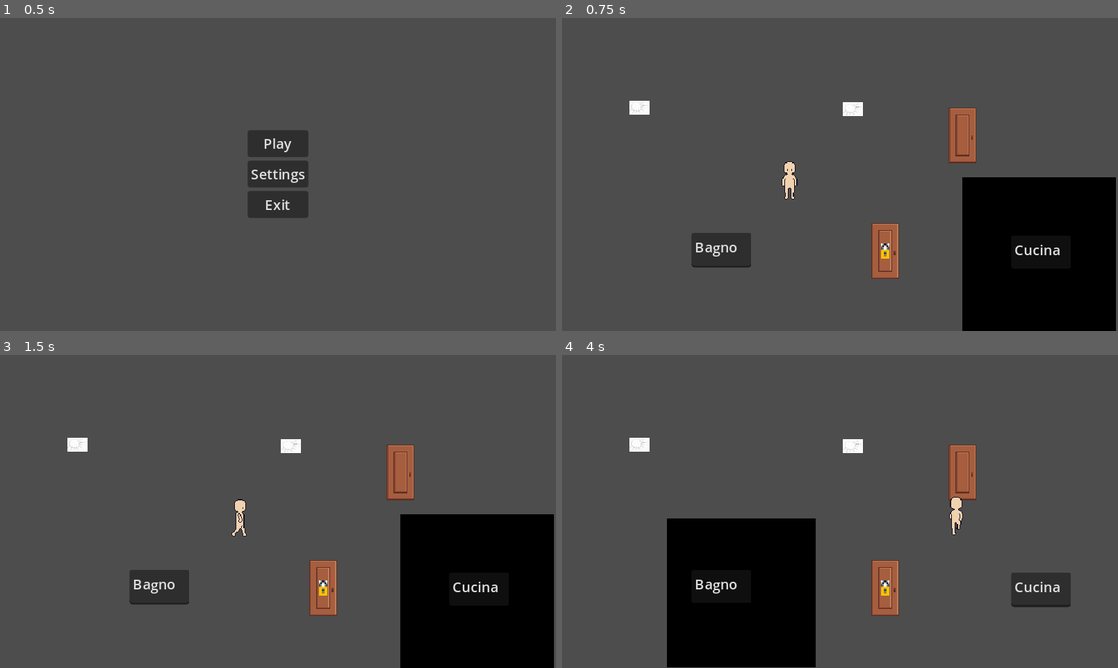
Above: before the commit, frames 1-4 (two rows, left to right).
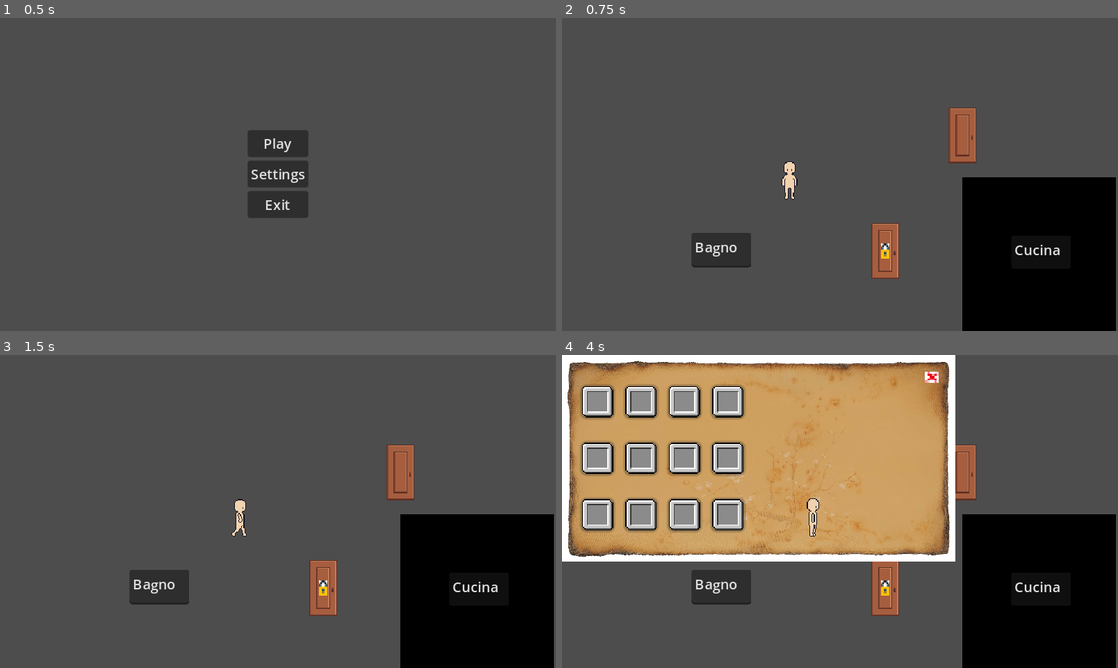
Above: after the commit, the same moments.

Repository: cristian-tentella/enigma-gioco
Game: Godot game, scene res://game/game.tscn
Two runs of this game, one before a commit and one after it. Both use one fixed random seed, a clock stepped at 60 frames per second and the inputs below.
Inputs (mouse positions are in pixels of both pictures, inside the frame that each line leads up to):
- Up to frame 1 (0.5 s): no input
- Up to frame 2 (0.75 s): click "Play" at 0.5 s
- Up to frame 3 (1.5 s): tap Enter at 1.25 s; move the mouse to (400, 495) at 1.27 s; hold D (move_right) from 1.28 s (still down); tap Space (interact) at 1.35 s; click (400, 495) at 1.42 s
- Up to frame 4 (4 s): tap I (inv, bound only after the commit) at 1.55, 2.1, 3.8 s; move the mouse to (728, 527) at 2.02 s; release D (move_right) at 2.03 s; hold S (move_down) 2.03-2.78 s; tap E (pick, bound only after the commit) at 2.3, 2.85 s; move the mouse to (895, 442) at 2.77 s; hold D (move_right) 2.78-3.53 s; tap Space (interact) at 3.05, 3.6 s; move the mouse to (812, 574) at 3.52 s; hold W (move_up) from 3.53 s (still down); click (812, 574) at 3.67 s

Frame 1 is identical in both runs. In frame 2, 0.3% of the frame differs, in the area x 12-55%, y 26-32%; in frame 3, 0.3%; in frame 4, 68%, in the area x 0-100%, y 0-100%.

Commit message:
Add inventory first stuff

Diff:
--- /dev/null
+++ b/components/inventory/inventory.gd
@@ -0,0 +1,48 @@
+"""class_name Inventory
+extends Resource
+
+@export var slots: Array[GenericItem]
+var update
+
+# Insert the item in the correct inventory slot
+func _insert(item: GenericItem):
+	var item_slots = slots.filter(func(slot): return slot.item == item)
+
+	if not item_slots.is_empty():
+		item_slots[0].amount += 1
+	else:
+		var empty_slots = slots.filter(func(slot): return slot.item == null)
+
+		if not empty_slots.is_empty():
+			empty_slots[0].item = item
+			empty_slots[0].amount = 1
+	update.emit()"""
+
+extends Resource
+
+class_name Inventory
+signal update
+
+@export var slots: Array[MyInventorySlot]
+
+func insert(item: GenericItem):
+	#print_debug("Insert start ok")
+	var itemslots = slots.filter(func(slot): return slot.item == item)
+	#print_debug(itemslots)
+	if not itemslots.is_empty():
+		#print_debug("Raccolta item già in inventario ok")
+		itemslots[0].amount += 1
+	else:
+		var emptyslots = slots.filter(func(slot): return slot.item == null)
+		#print_debug("slot vuoti:")
+		#print_debug(emptyslots)
+		if !emptyslots.is_empty():
+			#print_debug("Raccolta nuovo item ok")
+			emptyslots[0].item = item
+			emptyslots[0].amount = 1
+	update.emit()
+
+func _create_own_empty_slots_on_startup():
+	for i in range(8):
+		var slot = MyInventorySlot.new()
+		self.slots.append(slot)
--- /dev/null
+++ b/components/inventory/inventory_slot.gd
@@ -0,0 +1,5 @@
+extends Resource
+class_name MyInventorySlot
+
+var item: GenericItem
+var amount: int = 0
--- a/game/entities/containers/container.gd
+++ b/game/entities/containers/container.gd
@@ -73,7 +73,7 @@
 
 	#Generate Collision Shape for interaction
 	var interaction_collision_shape = CollisionShape2D.new()
-	var rect_shape_container = CollisionShapeCreator.create_rect_shape(interaction_collision_shape, x, y)
+	CollisionShapeCreator.create_rect_shape(interaction_collision_shape, x, y)
 	container_interaction.add_child(interaction_collision_shape)
 
 	#Generate Collision Shape for physical collisions
--- a/game/game.gd
+++ b/game/game.gd
@@ -8,6 +8,7 @@
 
 @onready var player = $Player
 @onready var house = $House
+@onready var inventory_UI = UIManager.inventory_menu
 
 """####################################################################################
 WHOLE GAME ENTRY POINT (First scene called is game.tscn)
@@ -17,6 +18,8 @@
 	#Associare allo StateManager i riferimenti agli oggetti principali che creiamo, importantissimo per il comportamento generale!
 	StateManager.player = player
 	StateManager.house = house
+	StateManager.inventory_UI = inventory_UI
+	StateManager.inventory = inventory_UI.inv
 
 	#Cuore del gioco, il GameManager.start() è da dove tutto ha inizio (molto filosofica, come cosa)
 	GameManager.start()
--- a/game/items/generic_item.gd
+++ b/game/items/generic_item.gd
@@ -1,4 +1,5 @@
 # BaseItem.gd
+class_name GenericItem
 extends Node2D
 
 """
@@ -27,6 +28,7 @@
 var item_resource
 
 func _ready():
+	return #TODO remove
 	"""
 	IL NOME DEL NODO NELLA SCENA DEFINISCE L'ITEM CHE VUOI CHE SIA.
 	FAI ATTENZIONE CHE LA FOLDER DELL'ITEM SI CHIAMI nome_item E CHE IL .tres ABBIA LA FORMA nome_item.tres
@@ -40,7 +42,6 @@
 	var tres_path = "res://game/items/" + item_name + "/" + item_name + ".tres"
 	item_resource = load(tres_path) as ItemResource
 	_initialize_the_real_item_with_its_properties(item_resource)
-
 
 
 func _initialize_the_real_item_with_its_properties(item_resource: ItemResource):
@@ -62,6 +63,7 @@
 
 """
 func generate_both_collision_circles(item_resource: ItemResource):
+	print_debug(item_resource)
 	#Cambia il raggio del CollisionShape2D in base al raggio indicato
 	var new_radius = item_resource.collision_circle_radius #Prendi quello dal .tres inizialmente
 	if collision_circle_radius > 0: #Se è settato nelle variabili esportate, prendilo da li
--- /dev/null
+++ b/game/items/item_pickable.gd
@@ -0,0 +1,40 @@
+extends Node2D
+
+var player_in_area = false
+
+@export var item: GenericItem
+var player = null
+var picked = null
+
+signal pressed()
+
+# Called when the node enters the scene tree for the first time.
+func _ready():
+	pass
+
+# Called every frame. 'delta' is the elapsed time since the previous frame.
+func _process(delta):
+	if player_in_area:
+		if Input.is_action_just_pressed("pick"):
+			if !picked:
+				pick_item()
+				await get_tree().create_timer(0.4).timeout
+				queue_free()
+
+func _on_click_pressed():
+	pressed.emit()
+
+func _on_pickable_area_body_entered(body):
+	if body.has_method("player"):
+		player_in_area = true
+		player = body
+
+func _on_pickable_area_body_exited(body):
+	if body.has_method("player"):
+		player_in_area = false
+
+
+func pick_item():
+	$AnimationPlayer.play("item_pick")
+	picked = true
+	player.collect(item)
--- a/managers/game.gd
+++ b/managers/game.gd
@@ -12,8 +12,6 @@
 	#Nascondi tutti i componenti di game.tscn tranne la UI; Inizialmente ci deve essere solo la UI coi tasti di scelta
 	StateManager.player.hide()
 	StateManager.house.hide()
-
-
 	#Mostra il menu iniziale
 	UIManager.show_start_menu()
 
--- a/managers/input.gd
+++ b/managers/input.gd
@@ -13,6 +13,7 @@
 const MOVE_LEFT = "move_left"
 const INTERACT = "interact"
 const PAUSE = "pause"
+const INVENTORY = "inv"
 
 #Lista di tutti i possibili movimenti che il Player può effettuare.
 #NOTE: Ognuno di questi è stato prima mappato alla sua stringa, il cui nome è LO STESSO della Mappa Input di Godot
@@ -39,7 +40,7 @@
 #Noi useremo esclusivamente questa classe per questa metodo, sarebbe meglio, per disaccoppiamento, evitare altre chiamate a _input() in giro per il codice.
 func _input(input_event: InputEvent):
 	if StateManager.should_player_be_able_to_move:
-		_process_player_input_event(input_event) #Banalmente, se posso muovermi, chiama la metodo per muovermi
+		_process_player_input_event(input_event) #Banalmente, se posso muovermi, chiama il metodo per muovermi
 	else:
 		_process_ui_input_event(input_event)
 
@@ -63,6 +64,10 @@
 	if input_event.is_action_pressed(PAUSE):
 		UIManager.show_pause_menu()
 
+	if input_event.is_action_pressed(INVENTORY):
+		UIManager.show_or_hide_inventory()
+
+
 
 #Se non posso muovermi, ho premuto il tasto per fare qualcos'altro.
 #Qui gestisco quella casistica, ad esempio, se sono in un dialogo, qualsiasi tasto premuto mi va avanti nel dialogo.
--- a/managers/state.gd
+++ b/managers/state.gd
@@ -14,6 +14,10 @@
 var player: Player #Caricato da game/game.gd, lanciato in game/game.tscn
 var house: House #Caricato da game/game.gd, lanciato in game/game.tscn
 
+#Inventory variables
+var inventory_UI: InventoryUI
+var inventory: Inventory
+
 """######################################################################################
 Qui ci sono le VARIABILI che riguardano la GESTIONE DEI COMPORTAMENTI in base a specifiche circostanze della partita.
 ######################################################################################"""
@@ -28,6 +32,7 @@
 #Invocato grazie all'AUTOLOAD dello script.
 #Si, non c'è nessun nodo visibile, l'autoload crea un nodo nella root di game.tscn, deal with it.
 func _ready():
+
 	UIManager.lock.connect(
 		func():
 			player_can_move.emit(false)
--- a/managers/ui.gd
+++ b/managers/ui.gd
@@ -21,6 +21,10 @@
 	"res://ui/pause_menu/pause_menu.tscn"
 ).instantiate()
 
+@onready var inventory_menu: InventoryUI = preload(
+	"res://ui/inventory/inventory_ui.tscn"
+).instantiate()
+
 """################################################################################
 QUANDO AGGIUNGO UN ELEMENTO UI QUI SOPRA, TRA I @onready, VA MESSO ANCHE QUI DENTRO PER L'INIZIALIZZAZIONE DEI NODI FIGLI
 ################################################################################"""
@@ -28,6 +32,7 @@
 	dialogue_box,
 	start_menu,
 	pause_menu,
+	inventory_menu
 ]
 
 #Segnali
@@ -56,8 +61,10 @@
 		ui_element.hide()
 		ui.add_child(ui_element)
 
+
 #Mostra un elemento di UI.
 func _spawn_ui_element(ui_element: Control):
+
 	ui_element.show() #Era già nello scene tree, e ora lo mostri
 	spawn.emit(ui_element)
 	return ui_element
@@ -95,3 +102,8 @@
 	_spawn_locking_ui_element(pause_menu)
 	await pause_menu.exit
 	_kil_locking_ui_element(pause_menu)
+
+func show_or_hide_inventory():
+	_spawn_locking_ui_element(inventory_menu)
+	await inventory_menu.exit
+	_kil_locking_ui_element(inventory_menu)
--- a/project.godot
+++ b/project.godot
@@ -22,6 +22,7 @@
 StateManager="*res://managers/state.gd"
 UIManager="*res://managers/ui.gd"
 GameManager="*res://managers/game.gd"
+InventorySingleton="*res://components/inventory/inventory.gd"
 
 [dialogue_manager]
 
@@ -72,6 +73,16 @@
 "events": [Object(InputEventKey,"resource_local_to_scene":false,"resource_name":"","device":-1,"window_id":0,"alt_press …(182 unchanged characters)…
 ]
 }
+inv={
+"deadzone": 0.5,
+"events": [Object(InputEventKey,"resource_local_to_scene":false,"resource_name":"","device":-1,"window_id":0,"alt_pressed":false,"shift_pressed":false,"ctrl_pressed":false,"meta_pressed":false,"pressed":false,"keycode":0,"physical_keycode":73,"key_label":0,"unicode":105,"echo":false,"script":null)
+]
+}
+pick={
+"deadzone": 0.5,
+"events": [Object(InputEventKey,"resource_local_to_scene":false,"resource_name":"","device":-1,"window_id":0,"alt_pressed":false,"shift_pressed":false,"ctrl_pressed":false,"meta_pressed":false,"pressed":false,"keycode":0,"physical_keycode":69,"key_label":0,"unicode":101,"echo":false,"script":null)
+]
+}
 
 [internationalization]
 
--- /dev/null
+++ b/ui/inventory/inventory_ui.gd
@@ -0,0 +1,42 @@
+class_name InventoryUI
+extends Control
+
+var inv: Inventory
+@onready var slots: Array = $NinePatchRect/GridContainer.get_children()
+var is_open: bool = false #Ridondanza della proprietà self.visible, ma è più comodo usarlo cosi
+
+signal exit
+
+func _ready():
+	_instanciate_inventory()
+	inv.update.connect(update_slots)
+	update_slots()
+
+# Doing it dynamically is the only way to make it work.
+# Original implementation with .tres was overkill considering I just create 8 empty slots with no properties
+func _instanciate_inventory():
+	inv = Inventory.new()
+	inv._create_own_empty_slots_on_startup()
+	StateManager.inventory = inv
+
+func update_slots():
+	for i in range(min(inv.slots.size(), slots.size())):
+		slots[i].update(inv.slots[i])
+"""
+func open():
+	self.visible = true
+	self.is_open = true
+
+func close():
+	self.visible = false
+	self.is_open = false
+
+func is_inv_open():
+	return is_open
+
+func _on_inventory_pressed():
+	if is_open:
+		close()
+	else:
+		open()
+"""
--- /dev/null
+++ b/ui/inventory/inventory_ui.tscn
@@ -0,0 +1,85 @@
+[gd_scene load_steps=5 format=3 uid="uid://cwxmqs7dpwp5y"]
+
+[ext_resource type="Script" path="res://ui/inventory/inventory_ui.gd" id="1_cw135"]
+[ext_resource type="PackedScene" uid="uid://ddkavijkl5ek0" path="res://ui/inventory/inventory_ui_slot.tscn" id="2_fky7l"]
+[ext_resource type="Texture2D" uid="uid://bgwemqsterbdv" path="res://components/inventory/inventory_background.jpg" id="2_iulht"]
+[ext_resource type="Texture2D" uid="uid://5x4jxgednkpq" path="res://ui/multiuse_common_files/x_icon.png" id="4_dia0o"]
+
+[node name="Control" type="Control"]
+layout_mode = 3
+anchors_preset = 0
+offset_right = 80.0
+offset_bottom = 56.0
+script = ExtResource("1_cw135")
+
+[node name="NinePatchRect" type="NinePatchRect" parent="."]
+layout_mode = 0
+offset_right = 453.0
+offset_bottom = 238.0
+texture = ExtResource("2_iulht")
+patch_margin_left = 6
+patch_margin_top = 6
+patch_margin_right = 6
+patch_margin_bottom = 6
+
+[node name="GridContainer" type="GridContainer" parent="NinePatchRect"]
+layout_mode = 1
+anchors_preset = 8
+anchor_left = 0.5
+anchor_top = 0.5
+anchor_right = 0.5
+anchor_bottom = 0.5
+offset_left = -205.5
+offset_top = -85.0
+offset_right = -41.5
+offset_bottom = -12.0
+grow_horizontal = 2
+grow_vertical = 2
+scale = Vector2(2.5, 2.5)
+theme_override_constants/h_separation = 4
+theme_override_constants/v_separation = 10
+columns = 4
+
+[node name="Inventory_UI_slot_1" parent="NinePatchRect/GridContainer" instance=ExtResource("2_fky7l")]
+layout_mode = 2
+
+[node name="Inventory_UI_slot_9" parent="NinePatchRect/GridContainer" instance=ExtResource("2_fky7l")]
+layout_mode = 2
+
+[node name="Inventory_UI_slot_10" parent="NinePatchRect/GridContainer" instance=ExtResource("2_fky7l")]
+layout_mode = 2
+
+[node name="Inventory_UI_slot_2" parent="NinePatchRect/GridContainer" instance=ExtResource("2_fky7l")]
+layout_mode = 2
+
+[node name="Inventory_UI_slot_11" parent="NinePatchRect/GridContainer" instance=ExtResource("2_fky7l")]
+layout_mode = 2
+
+[node name="Inventory_UI_slot_3" parent="NinePatchRect/GridContainer" instance=ExtResource("2_fky7l")]
+layout_mode = 2
+
+[node name="Inventory_UI_slot_12" parent="NinePatchRect/GridContainer" instance=ExtResource("2_fky7l")]
+layout_mode = 2
+
+[node name="Inventory_UI_slot_4" parent="NinePatchRect/GridContainer" instance=ExtResource("2_fky7l")]
+layout_mode = 2
+
+[node name="Inventory_UI_slot_5" parent="NinePatchRect/GridContainer" instance=ExtResource("2_fky7l")]
+layout_mode = 2
+
+[node name="Inventory_UI_slot_6" parent="NinePatchRect/GridContainer" instance=ExtResource("2_fky7l")]
+layout_mode = 2
+
+[node name="Inventory_UI_slot_7" parent="NinePatchRect/GridContainer" instance=ExtResource("2_fky7l")]
+layout_mode = 2
+
+[node name="Inventory_UI_slot_8" parent="NinePatchRect/GridContainer" instance=ExtResource("2_fky7l")]
+layout_mode = 2
+
+[node name="ExitPauseMenuButton" type="Button" parent="NinePatchRect"]
+offset_left = 414.0
+offset_top = 9.0
+offset_right = 448.0
+offset_bottom = 42.0
+icon = ExtResource("4_dia0o")
+flat = true
--- /dev/null
+++ b/ui/inventory/inventory_ui_slot.gd
@@ -0,0 +1,18 @@
+extends Panel
+class_name InventoryUISlot
+
+@onready var item: GenericItem = $CenterContainer/Panel/GenericItem
+@onready var item_visual : Sprite2D = $CenterContainer/Panel/GenericItem/Sprite2D
+@onready var amount_text: Label = $CenterContainer/Panel/item_quantity
+
+#Funzione chiamata ogni volta che l'inventario ha qualche cambiamento, quindi il singolo slot si gestisce da solo
+func update(slot: MyInventorySlot):
+	if !slot.item:
+		item_visual.visible = false
+		amount_text.visible = false
+	else:
+		item_visual.visible = true
+		item_visual.texture = slot.item.sprite2D #Nello slot ci metto la texture dell'item
+		if slot.amount > 0:
+			amount_text.visible = true
+		amount_text.text = str(slot.amount)
--- /dev/null
+++ b/ui/inventory/inventory_ui_slot.tscn
@@ -0,0 +1,36 @@
+[gd_scene load_steps=4 format=3 uid="uid://ddkavijkl5ek0"]
+
+[ext_resource type="Script" path="res://ui/inventory/inventory_ui_slot.gd" id="1_soeok"]
+[ext_resource type="Texture2D" uid="uid://dmto5mq7uwn4a" path="res://components/inventory/inventory_slot.webp" id="2_dcjwo"]
+[ext_resource type="PackedScene" uid="uid://dn7glxbd1b4dw" path="res://game/items/generic_item.tscn" id="2_dx1f5"]
+
+[node name="Inventory_UI_Slot" type="Panel"]
+self_modulate = Color(1, 1, 1, 0.498039)
+custom_minimum_size = Vector2(16, 16)
+offset_right = 16.0
+offset_bottom = 16.0
+script = ExtResource("1_soeok")
+
+[node name="sprite_casella_vuota" type="Sprite2D" parent="."]
+position = Vector2(8, 8)
+scale = Vector2(0.008, 0.008)
+texture = ExtResource("2_dcjwo")
+
+[node name="CenterContainer" type="CenterContainer" parent="."]
+custom_minimum_size = Vector2(16, 16)
+layout_mode = 0
+offset_right = 16.0
+offset_bottom = 16.0
+
+[node name="Panel" type="Panel" parent="CenterContainer"]
+layout_mode = 2
+
+[node name="GenericItem" parent="CenterContainer/Panel" instance=ExtResource("2_dx1f5")]
+
+[node name="item_quantity" type="Label" parent="CenterContainer/Panel"]
+custom_minimum_size = Vector2(19, 23)
+layout_mode = 0
+offset_right = 19.0
+offset_bottom = 23.0
+scale = Vector2(0.25, 0.25)
+horizontal_alignment = 2
--- /dev/null
+++ b/ui/inventory/player_inventory.tres
@@ -0,0 +1,32 @@
+[gd_resource type="Resource" script_class="Inventory" load_steps=11 format=3 uid="uid://dd8swydb30k6u"]
+
+[ext_resource type="Script" path="res://components/inventory/inventory.gd" id="1_i70qg"]
+[ext_resource type="Script" path="res://components/inventory/inventory_slot.gd" id="2_un6ow"]
+
+[sub_resource type="Resource" id="Resource_eps5w"]
+script = ExtResource("2_un6ow")
+
+[sub_resource type="Resource" id="Resource_13d6n"]
+script = ExtResource("2_un6ow")
+
+[sub_resource type="Resource" id="Resource_difo3"]
+script = ExtResource("2_un6ow")
+
+[sub_resource type="Resource" id="Resource_vmgss"]
+script = ExtResource("2_un6ow")
+
+[sub_resource type="Resource" id="Resource_n82eo"]
+script = ExtResource("2_un6ow")
+
+[sub_resource type="Resource" id="Resource_hdju4"]
+script = ExtResource("2_un6ow")
+
+[sub_resource type="Resource" id="Resource_2c4xy"]
+script = ExtResource("2_un6ow")
+
+[sub_resource type="Resource" id="Resource_8wpl5"]
+script = ExtResource("2_un6ow")
+
+[resource]
+script = ExtResource("1_i70qg")
+slots = Array[ExtResource("2_un6ow")]([SubResource("Resource_eps5w"), SubResource("Resource_13d6n"), SubResource("Resource_difo3"), SubResource("Resource_vmgss"), SubResource("Resource_n82eo"), SubResource("Resource_hdju4"), SubResource("Resource_2c4xy"), SubResource("Resource_8wpl5")])
--- a/ui/pause_menu/pause_menu.gd
+++ b/ui/pause_menu/pause_menu.gd
@@ -3,7 +3,6 @@
 
 
 signal exit
-
 
 func _on_main_menu_button_pressed():
 	self.exit.emit()
Binary file added: components/inventory/inventory_background.jpg
Not shown, added: components/inventory/inventory_background.jpg.import
Binary file added: components/inventory/inventory_slot.webp
Not shown, added: components/inventory/inventory_slot.webp.import
Binary file added: ui/multiuse_common_files/x_icon.png
Not shown, added: ui/multiuse_common_files/x_icon.png.import
